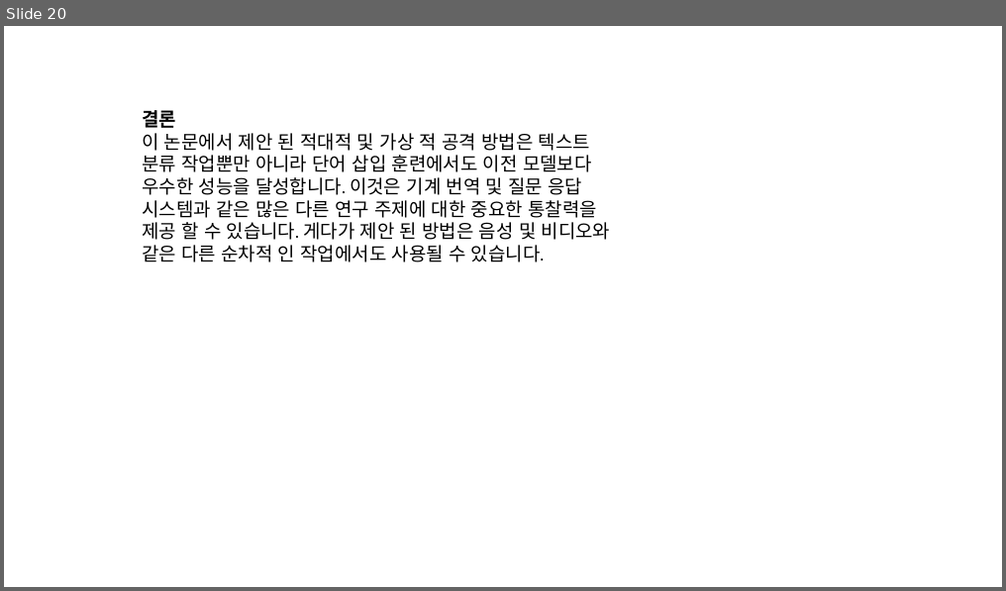
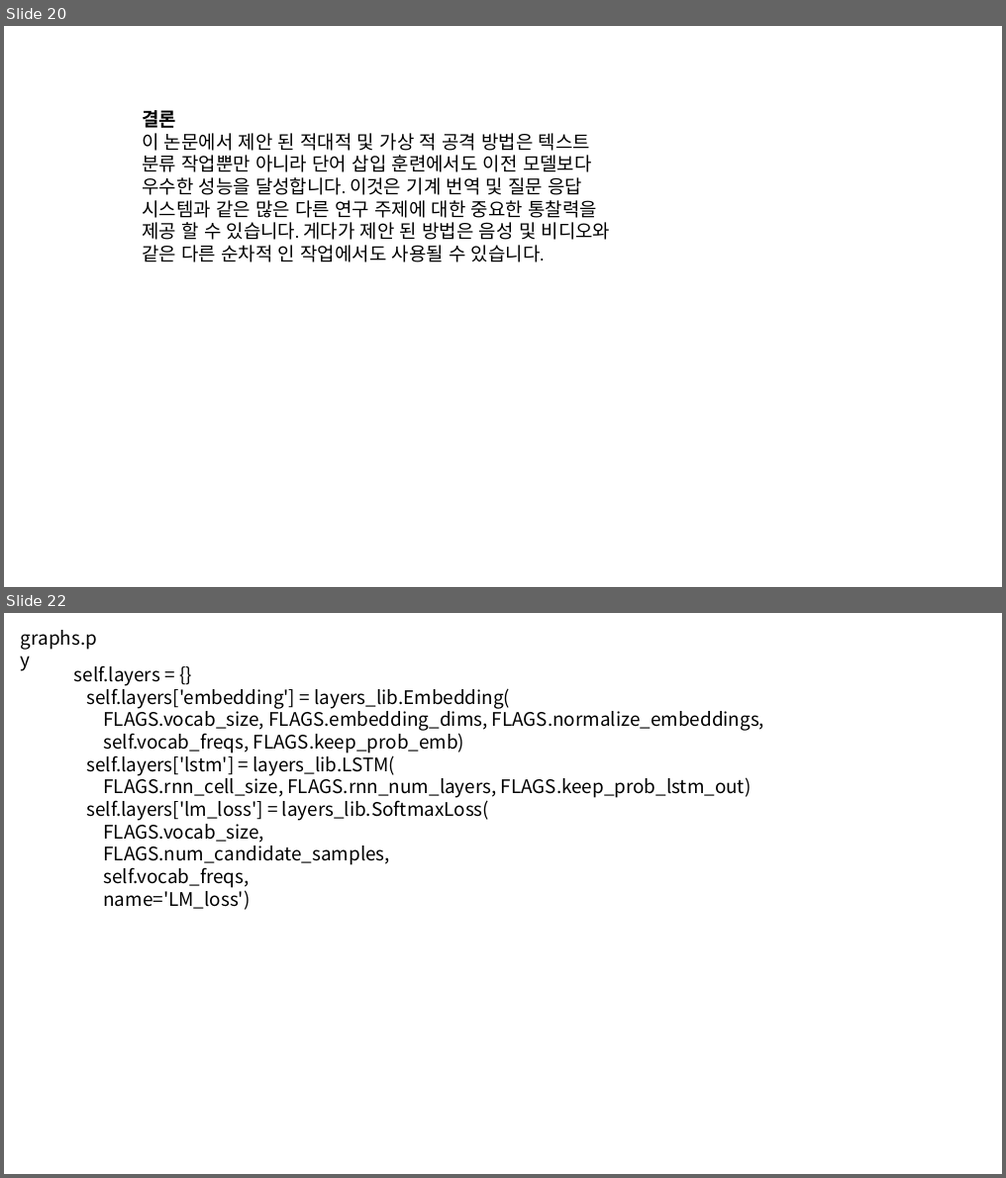
Before and after one commit to modudeepnlp/code_implementation, a slide deck: resources/slide/Adversarial Training Methods For Semi-Supervised Text Classification_20190311_ChangWookJun.pptx. Shown one above the other, each under a label of ours: slide 20 before the commit, slides 20 and 22 after it; the slides between them are not shown. The pictures are 1006x591 and 1006x1178 pixels, drawn with LibreOffice and Linux fonts; fonts in the diff are those of the drawing. Boxes give left, top, right and bottom in pixels: in the first picture for what was removed or moved away, otherwise in the second. Text is boxed around its words. In the diff, an @@ line names an element or a change of style, - is before the commit and + after.

```diff
--- a/resources/slide/Adversarial Training Methods For Semi-Supervised Text Classification_20190311_ChangWookJun.pptx
+++ b/resources/slide/Adversarial Training Methods For Semi-Supervised Text Classification_20190311_ChangWookJun.pptx
@@ slide 22 added at [4, 613, 1002, 1174], background #FFFFFF @@
@@ text added at [21, 630, 97, 650], 18 pt, text #000000 @@
+graphs.py
@@ text added at [74, 665, 764, 910], 18 pt, text #000000 @@
+self.layers = {}
+self.layers['embedding'] = layers_lib.Embedding(
+FLAGS.vocab_size, FLAGS.embedding_dims, FLAGS.normalize_embeddings,
+self.vocab_freqs, FLAGS.keep_prob_emb)
+self.layers['lstm'] = layers_lib.LSTM(
+FLAGS.rnn_cell_size, FLAGS.rnn_num_layers, FLAGS.keep_prob_lstm_out)
+self.layers['lm_loss'] = layers_lib.SoftmaxLoss(
+FLAGS.vocab_size,
+FLAGS.num_candidate_samples,
+self.vocab_freqs,
+name='LM_loss')
```
Also in this commit, not shown: 10 slides changed, 6 other slides added.
